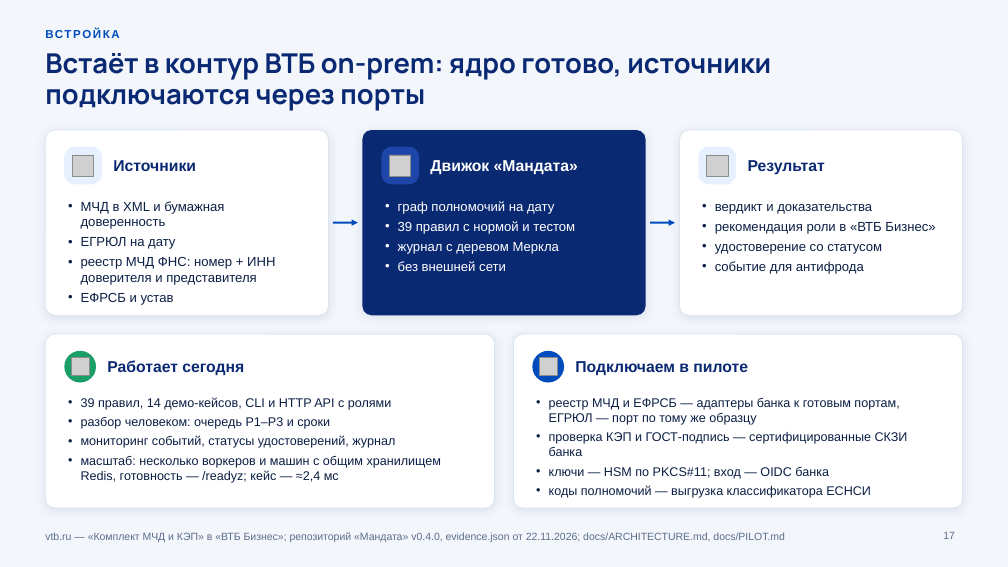
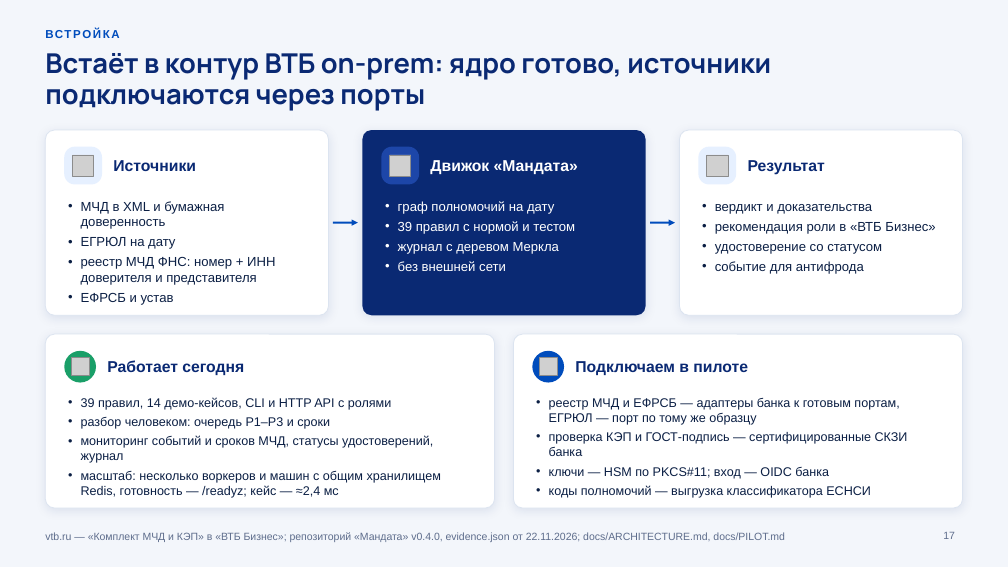
Before and after one commit to KonkovDV/Mandat, a slide deck: slide 17 of submission/slides/Mandat_VTB.pptx. Drawn at 1008x567 pixels with LibreOffice and Linux fonts; fonts in the diff are those of the drawing; grey boxes stand for pictures; background and template pictures are left out. Boxes give left, top, right and bottom in pixels: in the first picture for what was removed or moved away, otherwise in the second. Text is boxed around its words. In the diff, an @@ line names an element or a change of style, - is before the commit and + after.

```diff
--- a/submission/slides/Mandat_VTB.pptx
+++ b/submission/slides/Mandat_VTB.pptx
@@ text at [81,435,433,463]: text changed @@
-• мониторинг событий, статусы удостоверений, журнал
+• мониторинг событий и сроков МЧД, статусы удостоверений, журнал
```
Also in this commit, not shown: 3 other slides changed, 26 other files.
